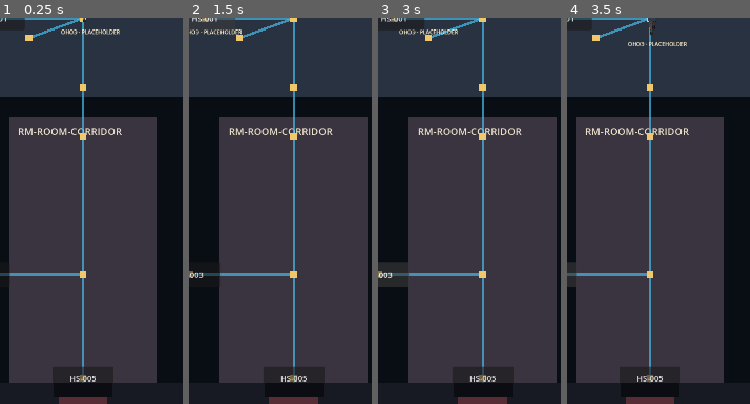
Above: before the commit, frames 1-4 (left to right).
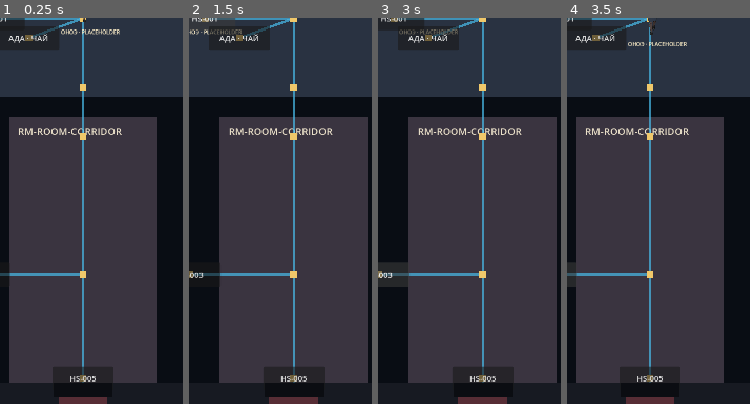
Above: after the commit, the same moments.

Repository: bezdredoff/RavenManor-Godot
Game: Godot game, scene res://scenes/raven/manor_greybox.tscn
The game is run twice, just before and just after one commit, with the same random seed, the same clock (stepped at 60 frames per second) and the same inputs. This scene is started directly instead of the project's main scene.
Inputs:
- Up to frame 1 (0.25 s): no input
- Up to frame 2 (1.5 s): click "HS-001" at 0.5 s; click "HS-001" at 1.25 s
- Up to frame 3 (3 s): click "HS-002" at 2 s; click "HS-003" at 2.75 s
- Up to frame 4 (3.5 s): no input
The pictures show only the part of the screen within x 27-77%, y 23-73%; the shares and areas given below are measured in that part.

The runs differ from the first frame. In frame 1, 0.3% of the frame differs, in the area x 4-33%, y 2-7%; in frame 2, 0.5%; in frame 3, 0.6%, in the area x 11-45%, y 2-7%; in frame 4, 0.3%.

Commit message:
feat: map click walks Evelyn to Ada's tea table and gates VN behind first chapter

Diff:
--- a/scripts/raven/manor_greybox.gd
+++ b/scripts/raven/manor_greybox.gd
@@ -5,6 +5,8 @@
 const Snapshot = preload("res://scripts/raven/raven_snapshot.gd")
 const Reducer = preload("res://scripts/raven/raven_reducer.gd")
 const Store = preload("res://scripts/raven/raven_campaign_store.gd")
+const ProductionLocale = preload("res://scripts/raven/raven_production_localization.gd")
+const HALL_TEA_SCENE := "res://scenes/raven/hall_tea_vn.tscn"
 const ONOE_WALK = preload("res://assets/prototypes/onoe/onoe_walk_sheet_v1.png")
 const ONOE_SIDE = preload("res://assets/prototypes/onoe/onoe_side_walk_v2.png")
 const WORLD_SIZE := Vector2(800, 1600)
@@ -76,7 +78,7 @@
 	door_panel = ColorRect.new(); door_panel.position = Vector2(350, 1040); door_panel.size = Vector2(100, 90); door_panel.z_index = 1150; world.add_child(door_panel)
 	var lintel := ColorRect.new(); lintel.position = Vector2(340, 1038); lintel.size = Vector2(120, 30); lintel.color = Color("0b0d12"); lintel.z_index = 2000; world.add_child(lintel)
 	route_lines = Node2D.new(); route_lines.z_index = 50; world.add_child(route_lines)
-	for hotspot_id in ["RM-HS-001", "RM-HS-002", "RM-HS-003", "RM-HS-004", "RM-HS-005"]:
+	for hotspot_id in ["RM-HS-001", "RM-HS-002", "RM-HS-003", "RM-HS-004", "RM-HS-005", "RM-HS-TEA-TABLE"]:
 		_add_hotspot(hotspot_id)
 	actor = _make_actor(); actor.position = graph.position(current_anchor); world.add_child(actor)
 	feedback = _label("Выберите hotspot. Синие линии — доступные связи.", 12, Color("d8d0c1"))
@@ -95,7 +97,7 @@
 
 func _add_hotspot(hotspot_id: String) -> void:
 	var anchor_id := graph.interaction_anchor(hotspot_id)
-	var button := Button.new(); button.text = hotspot_id.trim_prefix("RM-"); button.position = graph.position(anchor_id) - Vector2(62, 24); button.size = Vector2(124, 48)
+	var button := Button.new(); button.text = "АДА · ЧАЙ" if hotspot_id == "RM-HS-TEA-TABLE" else hotspot_id.trim_prefix("RM-"); button.position = graph.position(anchor_id) - Vector2(62, 24); button.size = Vector2(124, 48)
 	button.tooltip_text = "%s → %s" % [hotspot_id, anchor_id]; button.z_index = 1600; button.pressed.connect(_move_to_hotspot.bind(hotspot_id)); world.add_child(button)
 
 
@@ -141,6 +143,31 @@
 func _interaction_reached(hotspot_id: String) -> void:
 	actor_sprite.stop(); actor_sprite.frame = 0
 	feedback.text = "Достигнут %s через %s." % [hotspot_id, current_anchor]
+	if hotspot_id == "RM-HS-TEA-TABLE":
+		_show_tea_popup()
+
+
+func _show_tea_popup() -> void:
+	# The player has to approach the table by the authored graph first.
+	# Chapter II is gated by completion of RM-VS-01, not by a debug shortcut.
+	var locale := ProductionLocale.new().locale
+	var preview_copy := ProductionLocale.popup_text("RM-POP-TEA-TABLE", locale)
+	var popup := ConfirmationDialog.new()
+	popup.title = {"ru":"Чай в холле", "be":"Гарбата ў холе", "en":"Tea in the Hall"}.get(locale, "Tea in the Hall")
+	popup.dialog_text = preview_copy
+	popup.ok_button_text = {"ru":"ПОГОВОРИТЬ", "be":"ПАГАВАРЫЦЬ", "en":"TALK"}.get(locale, "TALK")
+	popup.cancel_button_text = {"ru":"ЗАКРЫТЬ", "be":"ЗАКРЫЦЬ", "en":"CLOSE"}.get(locale, "CLOSE")
+	popup.unresizable = true
+	popup.exclusive = true
+	add_child(popup)
+	popup.close_requested.connect(popup.queue_free)
+	popup.canceled.connect(popup.queue_free)
+	if snapshot.storyBeatsSeen.has("RM-BEAT-01-05"):
+		popup.confirmed.connect(func(): get_tree().change_scene_to_file(HALL_TEA_SCENE))
+	else:
+		popup.dialog_text += "\n\n" + {"ru":"Сначала завершите первый этап восстановления поместья.", "be":"Спачатку завяршыце першы этап аднаўлення маёнтка.", "en":"Complete the first restoration chapter first."}.get(locale, "Complete the first chapter first.")
+		popup.get_ok_button().disabled = true
+	popup.popup_centered(Vector2i(325, 196))
 
 
 func _start_animation(delta: Vector2) -> void:
